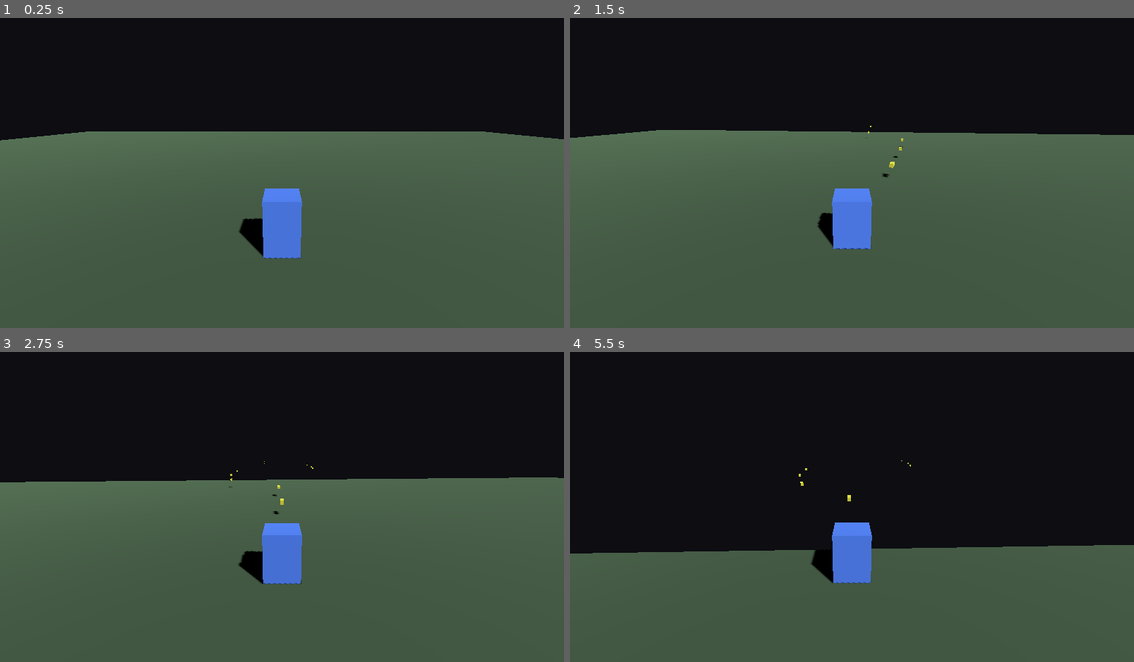
Above: before the commit, frames 1-4 (two rows, left to right).
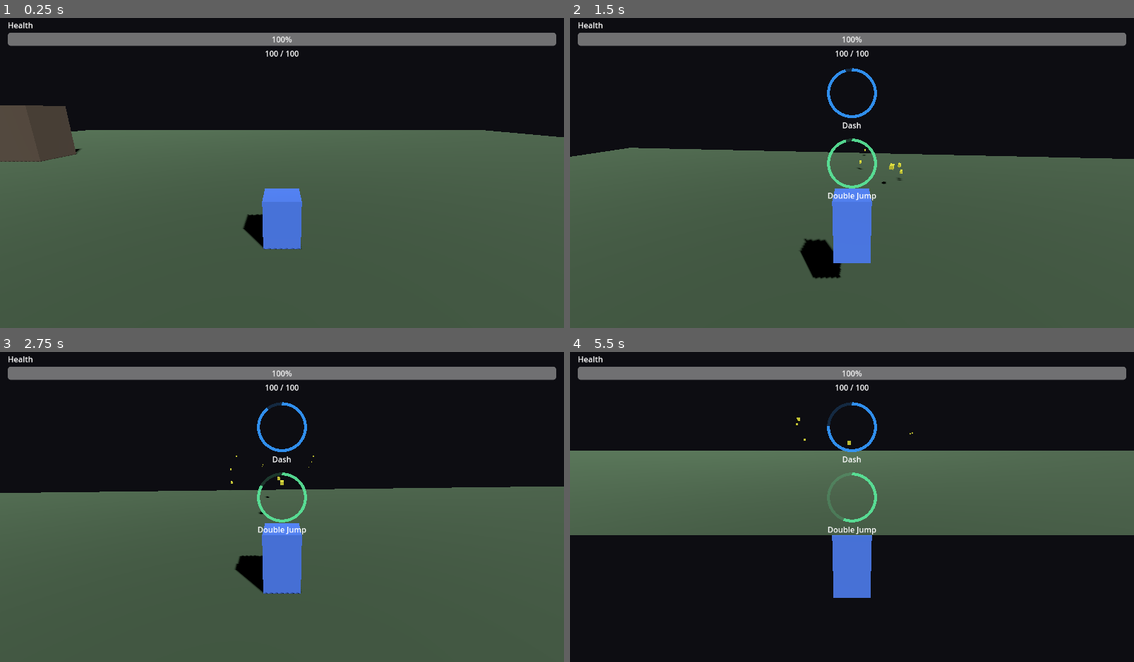
Above: after the commit, the same moments.

Repository: lauritsbrok/making-games-protoype
Game: Godot game, scene res://scenes/Main.tscn
Same seed, same stepped clock (60 frames per second), same inputs: the game is played once before the commit and once after it.
Inputs (mouse positions are in pixels of both pictures, inside the frame that each line leads up to):
- Up to frame 1 (0.25 s): no input
- Up to frame 2 (1.5 s): tap Enter at 0.5 s; move the mouse to (880, 169) at 0.52 s; hold W (move_forward) from 0.53 s (still down); tap Shift (dash, bound only after the commit) at 0.6 s; tap Space (jump, bound only after the commit) at 0.77, 1.07 s; tap E (grapple, bound only after the commit) at 0.8, 1.35 s; move the mouse to (823, 169) at 1.27 s
- Up to frame 3 (2.75 s): keep holding W (move_forward); tap Space (jump, bound only after the commit) at 1.52, 1.55, 1.82, 2.1 s; move the mouse to (293, 497) at 2.02 s; tap Shift (dash, bound only after the commit) at 2.3 s
- Up to frame 4 (5.5 s): keep holding W (move_forward); move the mouse to (846, 510) at 2.77 s; tap Shift (dash, bound only after the commit) at 2.85, 4.35 s; tap Space (jump, bound only after the commit) at 3.02, 3.32, 3.77, 3.8, 4.07, 4.52, 4.82 s; tap E (grapple, bound only after the commit) at 3.05, 3.6, 5.1 s; move the mouse to (891, 507) at 3.52 s; move the mouse to (806, 500) at 4.27 s; move the mouse to (857, 503) at 5.02 s

The runs differ from the first frame. In frame 1, 7.3% of the frame differs, in the area x 0-100%, y 1-78%; in frame 2, 13%; in frame 3, 8.6%; in frame 4, 67%, in the area x 0-100%, y 1-100%.

Commit message:
added score and movements

Diff:
--- a/scenes/Main.tscn
+++ b/scenes/Main.tscn
@@ -1,9 +1,11 @@
-[gd_scene load_steps=11 format=3]
+[gd_scene load_steps=16 format=3]
 
 [ext_resource path="res://scripts/main.gd" type="Script" id="1"]
 [ext_resource path="res://scenes/Player.tscn" type="PackedScene" id="2"]
 [ext_resource path="res://scenes/Enemy.tscn" type="PackedScene" id="3"]
 [ext_resource path="res://scenes/Bullet.tscn" type="PackedScene" id="4"]
+[ext_resource path="res://scripts/ability_hud.gd" type="Script" id="5"]
+[ext_resource path="res://scripts/player_health_bar.gd" type="Script" id="6"]
 
 [sub_resource type="Environment" id="1"]
 background_mode = 1
@@ -21,6 +23,16 @@
 
 [sub_resource type="BoxShape3D" id="4"]
 size = Vector3(80, 1, 80)
+
+[sub_resource type="StandardMaterial3D" id="5"]
+albedo_color = Color(0.35, 0.3, 0.25, 1)
+
+[sub_resource type="BoxMesh" id="6"]
+material = SubResource("5")
+size = Vector3(3, 4, 3)
+
+[sub_resource type="BoxShape3D" id="7"]
+size = Vector3(3, 4, 3)
 
 [node name="World" type="Node3D"]
 script = ExtResource("1")
@@ -54,3 +66,83 @@
 wait_time = 2.5
 autostart = false
 one_shot = false
+
+[node name="GrappleTargets" type="Node3D" parent="."]
+
+[node name="GrappleBox1" type="StaticBody3D" parent="GrappleTargets" groups=["grapple_target"]]
+position = Vector3(12, 2, 18)
+
+[node name="CollisionShape3D" type="CollisionShape3D" parent="GrappleTargets/GrappleBox1"]
+shape = SubResource("7")
+
+[node name="MeshInstance3D" type="MeshInstance3D" parent="GrappleTargets/GrappleBox1"]
+mesh = SubResource("6")
+
+[node name="GrappleBox2" type="StaticBody3D" parent="GrappleTargets" groups=["grapple_target"]]
+position = Vector3(-20, 2, -12)
+
+[node name="CollisionShape3D" type="CollisionShape3D" parent="GrappleTargets/GrappleBox2"]
+shape = SubResource("7")
+
+[node name="MeshInstance3D" type="MeshInstance3D" parent="GrappleTargets/GrappleBox2"]
+mesh = SubResource("6")
+
+[node name="GrappleBox3" type="StaticBody3D" parent="GrappleTargets" groups=["grapple_target"]]
+position = Vector3(22, 2, -4)
+
+[node name="CollisionShape3D" type="CollisionShape3D" parent="GrappleTargets/GrappleBox3"]
+shape = SubResource("7")
+
+[node name="MeshInstance3D" type="MeshInstance3D" parent="GrappleTargets/GrappleBox3"]
+mesh = SubResource("6")
+
+[node name="AbilityHUD" type="CanvasLayer" parent="."]
+unique_name_in_owner = true
+script = ExtResource("5")
+
+[node name="AbilityHUDRoot" type="MarginContainer" parent="AbilityHUD"]
+anchor_right = 1.0
+anchor_bottom = 1.0
+offset_left = 0.0
+offset_top = 0.0
+offset_right = 0.0
+offset_bottom = 0.0
+mouse_filter = 2
+theme_override_constants/margin_left = 16
+theme_override_constants/margin_top = 16
+theme_override_constants/margin_right = 16
+theme_override_constants/margin_bottom = 16
+
+[node name="HUDContent" type="VBoxContainer" parent="AbilityHUD/AbilityHUDRoot"]
+size_flags_horizontal = 3
+size_flags_vertical = 1
+mouse_filter = 2
+theme_override_constants/separation = 12
+
+[node name="HealthDisplay" type="VBoxContainer" parent="AbilityHUD/AbilityHUDRoot/HUDContent"]
+unique_name_in_owner = true
+script = ExtResource("6")
+size_flags_horizontal = 3
+mouse_filter = 2
+theme_override_constants/separation = 4
+
+[node name="HealthTitleLabel" type="Label" parent="AbilityHUD/AbilityHUDRoot/HUDContent/HealthDisplay"]
+text = "Health"
+mouse_filter = 2
+
+[node name="HealthProgressBar" type="ProgressBar" parent="AbilityHUD/AbilityHUDRoot/HUDContent/HealthDisplay"]
+unique_name_in_owner = true
+custom_minimum_size = Vector2(240, 20)
+mouse_filter = 2
+size_flags_horizontal = 3
+percent_visible = false
+
+[node name="HealthValueLabel" type="Label" parent="AbilityHUD/AbilityHUDRoot/HUDContent/HealthDisplay"]
+unique_name_in_owner = true
+mouse_filter = 2
+horizontal_alignment = 1
+
+[node name="AbilityIndicatorContainer" type="VBoxContainer" parent="AbilityHUD/AbilityHUDRoot/HUDContent"]
+unique_name_in_owner = true
+mouse_filter = 2
+separation = 14
--- /dev/null
+++ b/scripts/ability_hud.gd
@@ -0,0 +1,115 @@
+extends CanvasLayer
+class_name AbilityHUD
+
+const DEFAULT_COLORS := {
+	"dash": Color(0.2, 0.6, 1.0, 0.9),
+	"double_jump": Color(0.35, 0.9, 0.6, 0.9),
+	"grapple": Color(0.7, 0.5, 1.0, 0.9),
+	"multi_shot": Color(1.0, 0.85, 0.3, 0.9),
+	"fast_fire": Color(1.0, 0.45, 0.45, 0.9),
+	"weaken_enemies": Color(1.0, 0.55, 0.85, 0.9)
+}
+
+const AbilityIndicatorScene := preload("res://scripts/ability_indicator.gd")
+
+var _indicators: Dictionary = {}
+var _active_statuses: Dictionary = {}
+
+@onready var _container: VBoxContainer = %AbilityIndicatorContainer
+
+
+func _ready() -> void:
+	process_mode = Node.PROCESS_MODE_ALWAYS
+	set_process(true)
+
+
+func start_progress(id: StringName, duration: float, label: String, color: Variant = null) -> void:
+	if duration <= 0.0:
+		return
+
+	var key := StringName(id)
+	var indicator = _get_indicator(key)
+	indicator.set_label(label)
+
+	var foreground: Color = _resolve_color(key, color)
+	var background := Color(foreground.r, foreground.g, foreground.b, 0.2)
+	indicator.set_colors(foreground, background)
+	indicator.set_progress(1.0)
+	indicator.set_indicator_active(true)
+	_move_indicator_to_bottom(indicator)
+
+	_active_statuses[key] = {
+		"total_time": max(duration, 0.01),
+		"remaining_time": duration
+	}
+
+
+func stop_progress(id: StringName) -> void:
+	var key := StringName(id)
+	if not _active_statuses.has(key):
+		return
+	var indicator = _indicators.get(key, null)
+	if indicator:
+		indicator.set_indicator_active(false)
+	_active_statuses.erase(key)
+
+
+func _process(delta: float) -> void:
+	if _active_statuses.is_empty():
+		return
+
+	var finished: Array = []
+	for key in _active_statuses.keys():
+		var status: Dictionary = _active_statuses[key]
+		status["remaining_time"] = max(0.0, status["remaining_time"] - delta)
+		_active_statuses[key] = status
+
+		var ratio := 0.0
+		if status["total_time"] > 0.0:
+			ratio = status["remaining_time"] / status["total_time"]
+
+		var indicator = _indicators.get(key, null)
+		if indicator:
+			indicator.set_progress(ratio)
+
+		if status["remaining_time"] <= 0.0:
+			finished.append(key)
+
+	for key in finished:
+		var indicator = _indicators.get(key, null)
+		if indicator:
+			indicator.set_progress(0.0)
+			indicator.set_indicator_active(false)
+		_active_statuses.erase(key)
+
+
+func _get_indicator(id: StringName):
+	if _indicators.has(id):
+		return _indicators[id]
+
+	var indicator := AbilityIndicatorScene.new()
+	indicator.name = String(id)
+	_container.add_child(indicator)
+	indicator.set_indicator_active(false)
+	_indicators[id] = indicator
+	return indicator
+
+
+func _resolve_color(id: StringName, override_color: Variant) -> Color:
+	if override_color is Color:
+		return override_color
+
+	var key := String(id)
+	if DEFAULT_COLORS.has(key):
+		return DEFAULT_COLORS[key]
+
+	return Color(0.45, 0.85, 1.0, 0.9)
+
+
+func _move_indicator_to_bottom(indicator) -> void:
+	if indicator.get_parent() != _container:
+		return
+	var child_count := _container.get_child_count()
+	if child_count <= 1:
+		return
+	_container.move_child(indicator, child_count - 1)
--- /dev/null
+++ b/scripts/ability_indicator.gd
@@ -0,0 +1,80 @@
+extends Control
+class_name AbilityIndicator
+
+@export var line_width: float = 6.0
+@export var background_color: Color = Color(1, 1, 1, 0.15)
+@export var progress_color: Color = Color(0.4, 0.8, 1.0, 0.85)
+
+var _progress: float = 1.0
+var _label_text: String = ""
+
+@onready var _label: Label = _create_label()
+
+
+func _init() -> void:
+	custom_minimum_size = Vector2(110, 140)
+	mouse_filter = Control.MOUSE_FILTER_IGNORE
+	visible = false
+
+
+func _ready() -> void:
+	add_child(_label)
+	_label.text = _label_text
+
+
+func set_label(text: String) -> void:
+	_label_text = text
+	if is_instance_valid(_label):
+		_label.text = text
+
+
+func set_progress(value: float) -> void:
+	_progress = clamp(value, 0.0, 1.0)
+	queue_redraw()
+
+
+func set_indicator_active(active: bool) -> void:
+	visible = active
+	if active:
+		queue_redraw()
+
+
+func set_colors(foreground: Color, background: Color) -> void:
+	progress_color = foreground
+	background_color = background
+	queue_redraw()
+
+
+func _draw() -> void:
+	if not visible:
+		return
+
+	var circle_area_height: float = size.y - 32.0
+	var radius: float = min(size.x, circle_area_height) * 0.5 - line_width
+	radius = max(radius, 4.0)
+	var center: Vector2 = Vector2(size.x * 0.5, circle_area_height * 0.5 + 4.0)
+
+	draw_arc(center, radius, -PI / 2.0, -PI / 2.0 + TAU, 64, background_color, line_width)
+
+	if _progress > 0.0:
+		var arc_length: float = clamp(_progress, 0.0, 1.0) * TAU
+		draw_arc(center, radius, -PI / 2.0, -PI / 2.0 + arc_length, 64, progress_color, line_width)
+
+
+func _notification(what: int) -> void:
+	if what == NOTIFICATION_RESIZED or what == NOTIFICATION_THEME_CHANGED:
+		queue_redraw()
+
+
+func _create_label() -> Label:
+	var label := Label.new()
+	label.horizontal_alignment = HORIZONTAL_ALIGNMENT_CENTER
+	label.vertical_alignment = VERTICAL_ALIGNMENT_CENTER
+	label.anchor_left = 0.0
+	label.anchor_right = 1.0
+	label.anchor_top = 1.0
+	label.anchor_bottom = 1.0
+	label.offset_top = -28.0
+	label.offset_bottom = -4.0
+	label.mouse_filter = Control.MOUSE_FILTER_IGNORE
+	return label
--- a/scripts/enemy.gd
+++ b/scripts/enemy.gd
@@ -3,24 +3,100 @@
 signal died(enemy: Node)
 
 @export var move_speed: float = 4.0
+@export var speed_per_health_point: float = 0.05
+@export var max_move_speed: float = 12.0
 @export var gravity: float = ProjectSettings.get_setting("physics/3d/default_gravity", 9.8)
+@export var knockback_drag: float = 10.0
+@export var knockback_upward_impulse: float = 6.0
+@export_range(0.0, 1.57) var knockback_tilt_angle: float = deg_to_rad(75.0)
+@export var contact_damage: float = 10.0
+@export var contact_damage_cooldown: float = 0.75
 
 var health: float = 20.0
 var target: Node3D
+var _stun_timer := 0.0
+var _knockback_velocity := Vector3.ZERO
+var _target_tilt := 0.0
+var _knockback_vertical_timer := 0.0
+var _contact_damage_timer := 0.0
+var _base_move_speed: float = 0.0
+var _initial_health: float = 0.0
 
 
 func _ready() -> void:
 	add_to_group("enemies")
+	_base_move_speed = move_speed
 
 
 func setup(initial_health: float, target_node: Node3D) -> void:
+	_initial_health = max(initial_health, 0.0)
 	health = initial_health
 	target = target_node
+	_update_move_speed()
 
 
 func _physics_process(delta: float) -> void:
-	if not target:
-		velocity = Vector3.ZERO
+	if _stun_timer > 0.0:
+		_stun_timer = max(0.0, _stun_timer - delta)
+	if _contact_damage_timer > 0.0:
+		_contact_damage_timer = max(0.0, _contact_damage_timer - delta)
+
+	if _stun_timer > 0.0:
+		_apply_knockback_motion(delta)
+	else:
+		_apply_chase_motion(delta)
+
+	if not is_on_floor():
+		velocity.y -= gravity * delta
+	else:
+		if _knockback_vertical_timer <= 0.0:
+			velocity.y = 0.0
+
+	move_and_slide()
+	_handle_contact_damage()
+	_apply_tilt(delta)
+	if _knockback_vertical_timer > 0.0:
+		_knockback_vertical_timer = max(0.0, _knockback_vertical_timer - delta)
+
+
+func take_damage(amount: float) -> void:
+	health -= amount
+	if health <= 0.0:
+		died.emit(self)
+		queue_free()
+
+
+func force_health(value: float) -> void:
+	health = min(health, value)
+
+
+func apply_knockback(direction: Vector3, force: float, stun_time: float) -> void:
+	var dir := direction
+	dir.y = 0.0
+	if dir.length_squared() == 0.0:
+		dir = Vector3.FORWARD
+	dir = dir.normalized()
+	_knockback_velocity = dir * force
+	_stun_timer = max(_stun_timer, stun_time)
+	_target_tilt = knockback_tilt_angle
+	_knockback_vertical_timer = 0.2
+	velocity.y = knockback_upward_impulse
+
+
+func _apply_knockback_motion(delta: float) -> void:
+	velocity.x = _knockback_velocity.x
+	velocity.z = _knockback_velocity.z
+	_knockback_velocity = _knockback_velocity.move_toward(Vector3.ZERO, knockback_drag * delta)
+	_target_tilt = knockback_tilt_angle
+	if _stun_timer <= 0.0 and _knockback_velocity.length_squared() < 0.01:
+		_target_tilt = 0.0
+
+
+func _apply_chase_motion(delta: float) -> void:
+	if not target or not is_instance_valid(target):
+		velocity.x = lerp(velocity.x, 0.0, delta * move_speed)
+		velocity.z = lerp(velocity.z, 0.0, delta * move_speed)
+		_target_tilt = 0.0
 		return
 
 	var move_direction := target.global_position - global_position
@@ -33,21 +109,34 @@
 	else:
 		velocity.x = 0.0
 		velocity.z = 0.0
-
-	if not is_on_floor():
-		velocity.y -= gravity * delta
-	else:
-		velocity.y = 0.0
-
-	move_and_slide()
+	_target_tilt = 0.0
 
 
-func take_damage(amount: float) -> void:
-	health -= amount
-	if health <= 0.0:
-		died.emit(self)
-		queue_free()
+func _apply_tilt(delta: float) -> void:
+	var target_angle := _target_tilt
+	if _stun_timer <= 0.0 and _target_tilt == 0.0:
+		target_angle = 0.0
+	rotation.x = lerp(rotation.x, target_angle, 6.0 * delta)
 
 
-func force_health(value: float) -> void:
-	health = min(health, value)
+func _handle_contact_damage() -> void:
+	if contact_damage <= 0.0:
+		return
+	if _contact_damage_timer > 0.0:
+		return
+	for i in range(get_slide_collision_count()):
+		var collision := get_slide_collision(i)
+		if collision == null:
+			continue
+		var collider := collision.get_collider()
+		if collider == null:
+			continue
+		if target and is_instance_valid(target) and collider == target and collider.has_method("take_damage"):
+			collider.take_damage(contact_damage)
+			_contact_damage_timer = max(contact_damage_cooldown, 0.0)
+			return
+
+
+func _update_move_speed() -> void:
+	var speed_bonus := _initial_health * speed_per_health_point
+	move_speed = clamp(_base_move_speed + speed_bonus, _base_move_speed, max_move_speed)
--- a/scripts/main.gd
+++ b/scripts/main.gd
@@ -14,6 +14,7 @@
 
 @onready var player: CharacterBody3D = %Player
 @onready var spawn_timer: Timer = %EnemySpawnTimer
+@onready var health_display := get_node_or_null("%HealthDisplay")
 
 var _enemies_spawned := 0
 var _enemy_health_override_timer := 0.0
@@ -21,8 +22,13 @@
 
 func _ready() -> void:
 	randomize()
-	if bullet_scene:
-		player.bullet_scene = bullet_scene
+	if is_instance_valid(player):
+		if bullet_scene:
+			player.bullet_scene = bullet_scene
+		player.health_changed.connect(_on_player_health_changed)
+		player.died.connect(_on_player_died)
+		if health_display and health_display.has_method("set_health"):
+			health_display.set_health(player.current_health(), player.max_health)
 	spawn_timer.wait_time = spawn_interval
 	spawn_timer.timeout.connect(_on_spawn_timer_timeout)
 	spawn_timer.start()
@@ -97,3 +103,13 @@
 	for enemy in get_tree().get_nodes_in_group("enemies"):
 		if enemy.has_method("force_health"):
 			enemy.force_health(1.0)
+
+
+func _on_player_health_changed(current: float, max_value: float) -> void:
+	if not health_display or not health_display.has_method("set_health"):
+		return
+	health_display.set_health(current, max_value)
+
+
+func _on_player_died(_player: Node) -> void:
+	spawn_timer.stop()
--- a/scripts/player.gd
+++ b/scripts/player.gd
@@ -1,4 +1,7 @@
 extends CharacterBody3D
+
+signal health_changed(current_health: float, max_health: float)
+signal died(player: CharacterBody3D)
 
 const POWER_TYPE_MULTI_SHOT := &"multi_shot"
 const POWER_TYPE_FAST_FIRE := &"fast_fire"
@@ -14,9 +17,23 @@
 @export var mouse_sensitivity: float = 0.15
 @export var rotation_speed: float = 10.0
 @export var camera_pitch_limits: Vector2 = Vector2(-0.75, 0.35)
+@export var jump_speed: float = 8.0
+@export var double_jump_cooldown: float = 10.0
+@export var dash_speed: float = 28.0
+@export var dash_duration: float = 0.2
+@export var dash_cooldown: float = 20.0
+@export var grapple_cooldown: float = 60.0
+@export var grapple_max_distance: float = 50.0
+@export var dash_knockback_radius: float = 6.0
+@export var dash_knockback_force: float = 12.0
+@export var dash_knockback_stun: float = 1.0
+@export var max_health: float = 100.0
+@export var damage_invulnerability_time: float = 0.35
 
 @onready var bullet_spawn: Marker3D = %BulletSpawn
 @onready var spring_arm: SpringArm3D = %SpringArm3D
+@onready var camera: Camera3D = spring_arm.get_node_or_null("Camera3D") if spring_arm else null
+@onready var ability_hud: Node = get_tree().current_scene.get_node_or_null("%AbilityHUD")
 
 var _velocity_target := Vector3.ZERO
 var _fire_timer := 0.0
@@ -26,9 +43,20 @@
 var _fire_interval_multiplier := 1.0
 var _multi_shot_active := false
 var _active_power_ups: Dictionary = {}
+var _gravity: float = ProjectSettings.get_setting("physics/3d/default_gravity") * 2.5
+var _double_jump_cooldown_timer := 0.0
+var _double_jump_available := true
+var _double_jump_performed_this_jump := false
+var _dash_cooldown_timer := 0.0
+var _dash_time_remaining := 0.0
+var _dash_direction := Vector3.ZERO
+var _grapple_cooldown_timer := 0.0
+var _health: float = 0.0
+var _damage_invulnerability_timer := 0.0
 
 
 func _ready() -> void:
+	add_to_group("player")
 	_base_fire_interval = fire_interval
 	_fire_timer = _current_fire_interval()
 	_ensure_input_actions()
@@ -36,10 +64,20 @@
 	if spring_arm:
 		_camera_pitch = spring_arm.rotation.x
 		Input.set_mouse_mode(Input.MOUSE_MODE_CAPTURED)
+	if max_health <= 0.0:
+		max_health = 1.0
+	_health = max_health
+	emit_signal("health_changed", _health, max_health)
 
 
 func _physics_process(delta: float) -> void:
+	if _damage_invulnerability_timer > 0.0:
+		_damage_invulnerability_timer = max(0.0, _damage_invulnerability_timer - delta)
 	_update_power_ups(delta)
+	_update_cooldowns(delta)
+	_handle_dash_input()
+	_handle_grapple_input()
+	_handle_jump_input()
 	_handle_movement(delta)
 	_update_aim_orientation(delta)
 	_fire_timer -= delta
@@ -72,12 +110,24 @@
 	direction.y = 0.0
 
 	_velocity_target = direction.normalized() * move_speed
-	velocity = velocity.lerp(_velocity_target, acceleration * delta)
+
+	if _dash_time_remaining > 0.0 and _dash_direction.length_squared() > 0.0:
+		_dash_time_remaining = max(0.0, _dash_time_remaining - delta)
+		var dash_velocity := _dash_direction.normalized() * dash_speed
+		velocity.x = dash_velocity.x
+		velocity.z = dash_velocity.z
+		if _dash_time_remaining <= 0.0:
+			_dash_direction = Vector3.ZERO
+	else:
+		velocity.x = lerp(velocity.x, _velocity_target.x, acceleration * delta)
+		velocity.z = lerp(velocity.z, _velocity_target.z, acceleration * delta)
 
 	if not is_on_floor():
-		velocity.y -= ProjectSettings.get_setting("physics/3d/default_gravity") * delta
+		velocity.y -= _gravity * delta
 	else:
-		velocity.y = 0.0
+		if velocity.y < 0.0:
+			velocity.y = 0.0
+		_double_jump_performed_this_jump = false
 
 	move_and_slide()
 
@@ -113,6 +163,9 @@
 	_add_key_to_action("move_left", Key.KEY_LEFT)
 	_add_key_to_action("move_right", Key.KEY_D)
 	_add_key_to_action("move_right", Key.KEY_RIGHT)
+	_add_key_to_action("jump", Key.KEY_SPACE)
+	_add_key_to_action("dash", Key.KEY_SHIFT)
+	_add_key_to_action("grapple", Key.KEY_E)
 
 
 func _add_key_to_action(action_name: StringName, keycode: Key) -> void:
@@ -132,14 +185,17 @@
 		POWER_TYPE_MULTI_SHOT:
 			_multi_shot_active = true
 			_active_power_ups[power_type] = duration
+			_start_ability_progress(&"multi_shot", duration, "Multi Shot Power Up")
 		POWER_TYPE_FAST_FIRE:
 			_fire_interval_multiplier = 0.5
 			_fire_timer = min(_fire_timer, _current_fire_interval())
 			_active_power_ups[power_type] = duration
+			_start_ability_progress(&"fast_fire", duration, "Fast Fire Power Up")
 		POWER_TYPE_WEAKEN_ENEMIES:
 			var main := get_tree().current_scene
 			if main and main.has_method("apply_enemy_health_override"):
 				main.apply_enemy_health_override(duration)
+			_start_ability_progress(&"weaken_enemies", duration, "Weaken Enemies Power Up")
 
 
 func _update_power_ups(delta: float) -> void:
@@ -188,3 +244,123 @@
 	if directions.is_empty():
 		directions.append(_get_forward_direction())
 	return directions
+
+
+func _handle_jump_input() -> void:
+	if Input.is_action_just_pressed("jump"):
+		if is_on_floor():
+			velocity.y = jump_speed
+			_double_jump_performed_this_jump = false
+		elif _double_jump_available and not _double_jump_performed_this_jump:
+			velocity.y = jump_speed
+			_double_jump_performed_this_jump = true
+			_double_jump_available = false
+			_double_jump_cooldown_timer = double_jump_cooldown
+			_start_ability_progress(&"double_jump", double_jump_cooldown, "Double Jump")
+
+
+func _handle_dash_input() -> void:
+	if Input.is_action_just_pressed("dash") and _dash_cooldown_timer <= 0.0:
+		var forward := _get_forward_direction()
+		forward.y = 0.0
+		if forward.length_squared() == 0.0:
+			return
+		_dash_direction = forward.normalized()
+		_dash_time_remaining = dash_duration
+		_dash_cooldown_timer = dash_cooldown
+		_start_ability_progress(&"dash", dash_cooldown, "Dash")
+		_apply_dash_knockback()
+
+
+func _handle_grapple_input() -> void:
+	if Input.is_action_just_pressed("grapple") and _grapple_cooldown_timer <= 0.0:
+		_perform_grapple()
+
+
+func _apply_dash_knockback() -> void:
+	var enemies := get_tree().get_nodes_in_group("enemies")
+	if enemies.is_empty():
+		return
+	for enemy in enemies:
+		if enemy is Node3D:
+			var node := enemy as Node3D
+			var offset := node.global_position - global_position
+			var distance := offset.length()
+			if distance <= dash_knockback_radius:
+				var direction := offset.normalized()
+				if direction.length_squared() == 0.0:
+					direction = _get_forward_direction()
+				if node.has_method("apply_knockback"):
+					node.apply_knockback(direction, dash_knockback_force, dash_knockback_stun)
+func _perform_grapple() -> void:
+	if not camera:
+		return
+	var from := camera.global_position
+	var direction := -camera.global_transform.basis.z
+	if direction.length_squared() == 0.0:
+		return
+	var to := from + direction.normalized() * grapple_max_distance
+	var params := PhysicsRayQueryParameters3D.create(from, to)
+	params.exclude = [self]
+	var result := get_world_3d().direct_space_state.intersect_ray(params)
+	if result.is_empty():
+		return
+	if not result.has("collider") or not result.has("position"):
+		return
+	var collider: Object = result["collider"]
+	if collider is Node3D and collider.is_in_group("grapple_target"):
+		var hit_position: Vector3 = result["position"]
+		global_position = hit_position + Vector3.UP * 2.0
+		velocity = Vector3.ZERO
+		_dash_time_remaining = 0.0
+		_dash_direction = Vector3.ZERO
+		_grapple_cooldown_timer = grapple_cooldown
+		_start_ability_progress(&"grapple", grapple_cooldown, "Grapple Teleport")
+
+
+func _update_cooldowns(delta: float) -> void:
+	if _double_jump_cooldown_timer > 0.0:
+		_double_jump_cooldown_timer = max(0.0, _double_jump_cooldown_timer - delta)
+		if _double_jump_cooldown_timer <= 0.0:
+			_double_jump_available = true
+	if _dash_cooldown_timer > 0.0:
+		_dash_cooldown_timer = max(0.0, _dash_cooldown_timer - delta)
+	if _grapple_cooldown_timer > 0.0:
+		_grapple_cooldown_timer = max(0.0, _grapple_cooldown_timer - delta)
+
+
+func _start_ability_progress(id: StringName, duration: float, label: String) -> void:
+	if not ability_hud:
+		return
+	if ability_hud.has_method("start_progress"):
+		ability_hud.start_progress(id, duration, label)
+
+
+func take_damage(amount: float) -> void:
+	if amount <= 0.0:
+		return
+	if _damage_invulnerability_timer > 0.0:
+		return
+	_apply_damage(amount)
+	_damage_invulnerability_timer = max(damage_invulnerability_time, 0.0)
+
+
+func heal(amount: float) -> void:
+	if amount <= 0.0 or _health <= 0.0:
+		return
+	_health = clamp(_health + amount, 0.0, max_health)
+	emit_signal("health_changed", _health, max_health)
+
+
+func current_health() -> float:
+	return _health
+
+
+func _apply_damage(amount: float) -> void:
+	if _health <= 0.0:
+		return
+	_health = clamp(_health - amount, 0.0, max_health)
+	emit_signal("health_changed", _health, max_health)
+	if _health <= 0.0:
+		emit_signal("died", self)
+		queue_free()
--- /dev/null
+++ b/scripts/player_health_bar.gd
@@ -0,0 +1,17 @@
+extends VBoxContainer
+class_name PlayerHealthBar
+
+@onready var _progress_bar: ProgressBar = %HealthProgressBar
+@onready var _value_label: Label = %HealthValueLabel
+
+
+func _ready() -> void:
+	mouse_filter = Control.MOUSE_FILTER_IGNORE
+
+
+func set_health(current: float, maximum: float) -> void:
+	var max_value: float = max(maximum, 1.0)
+	var clamped: float = clamp(current, 0.0, max_value)
+	_progress_bar.max_value = max_value
+	_progress_bar.value = clamped
+	_value_label.text = "%d / %d" % [roundi(clamped), roundi(max_value)]
